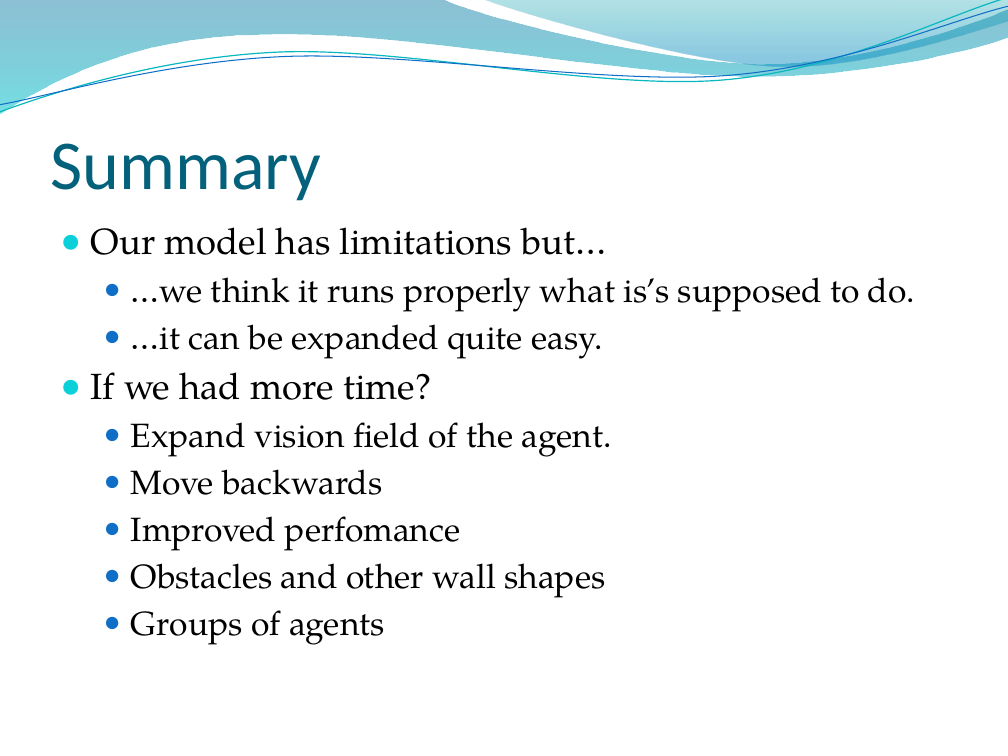
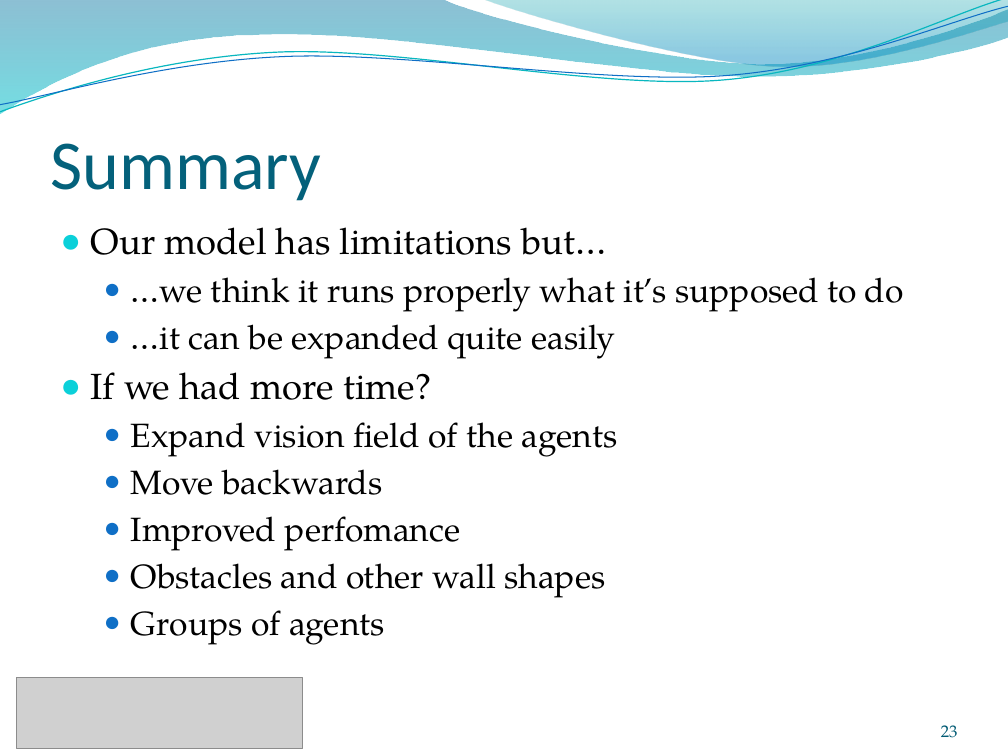
Before and after one commit to ratheile/MSSSM, a slide deck: slide 23 of presentation/Presentation.pptx. Drawn at 1008x756 pixels with LibreOffice and Linux fonts; fonts in the diff are those of the drawing; grey boxes stand for pictures; background and template pictures are left out. Boxes give left, top, right and bottom in pixels: in the first picture for what was removed or moved away, otherwise in the second. Text is boxed around its words. In the diff, an @@ line names an element or a change of style, - is before the commit and + after.

```diff
--- a/presentation/Presentation.pptx
+++ b/presentation/Presentation.pptx
@@ text at (x1=131, y1=277, x2=904, y2=359): text changed @@
-  ● …we think it runs properly what is’s supposed to do.
-  ● …it can be expanded quite easy.
+  ● …we think it runs properly what it’s supposed to do
+  ● …it can be expanded quite easily
@@ text at (x1=131, y1=422, x2=618, y2=457): text changed @@
-  ● Expand vision field of the agent.
+  ● Expand vision field of the agents
@@ picture added at (x1=17, y1=677, x2=302, y2=749) @@
@@ page number added at (x1=941, y1=725, x2=958, y2=738), 12 pt, text #045D75 @@
+23
```
Also in this commit, not shown: 23 other slides changed, 1 other file.
